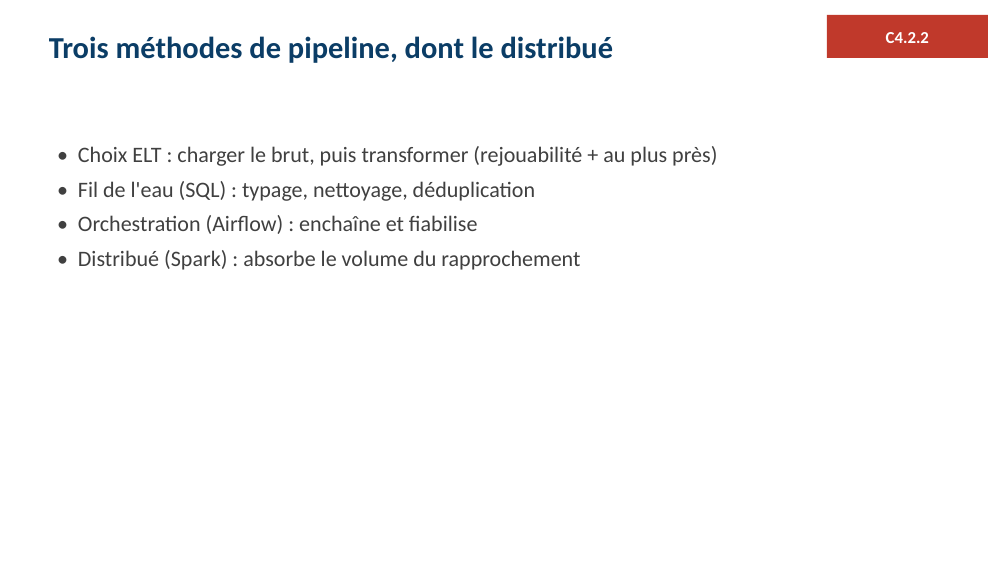
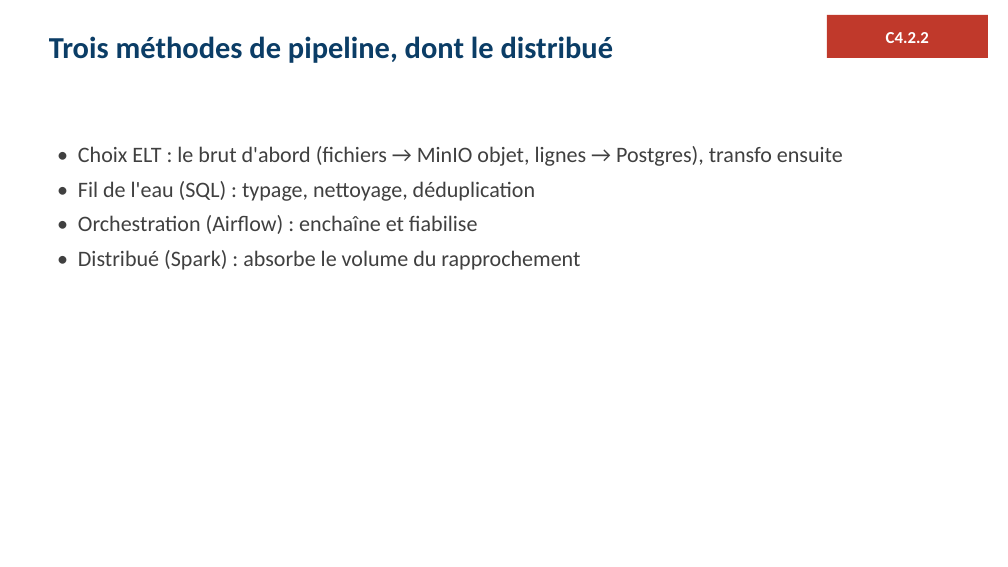
Before and after one commit to ratpiGene/ELT-Eckert, a slide deck: slide 8 of soutenance/support_eckert.pptx. Drawn at 1008x567 pixels with LibreOffice and Linux fonts; fonts in the diff are those of the drawing. Boxes give left, top, right and bottom in pixels: in the first picture for what was removed or moved away, otherwise in the second. Text is boxed around its words. In the diff, an @@ line names an element or a change of style, - is before the commit and + after.

```diff
--- a/soutenance/support_eckert.pptx
+++ b/soutenance/support_eckert.pptx
@@ text at (x1=78, y1=146, x2=843, y2=166): text changed @@
-• Choix ELT : charger le brut, puis transformer (rejouabilité + au plus près)
+• Choix ELT : le brut d'abord (fichiers → MinIO objet, lignes → Postgres), transfo ensuite
```
Also in this commit, not shown: 1 other slide changed, 9 other files.
